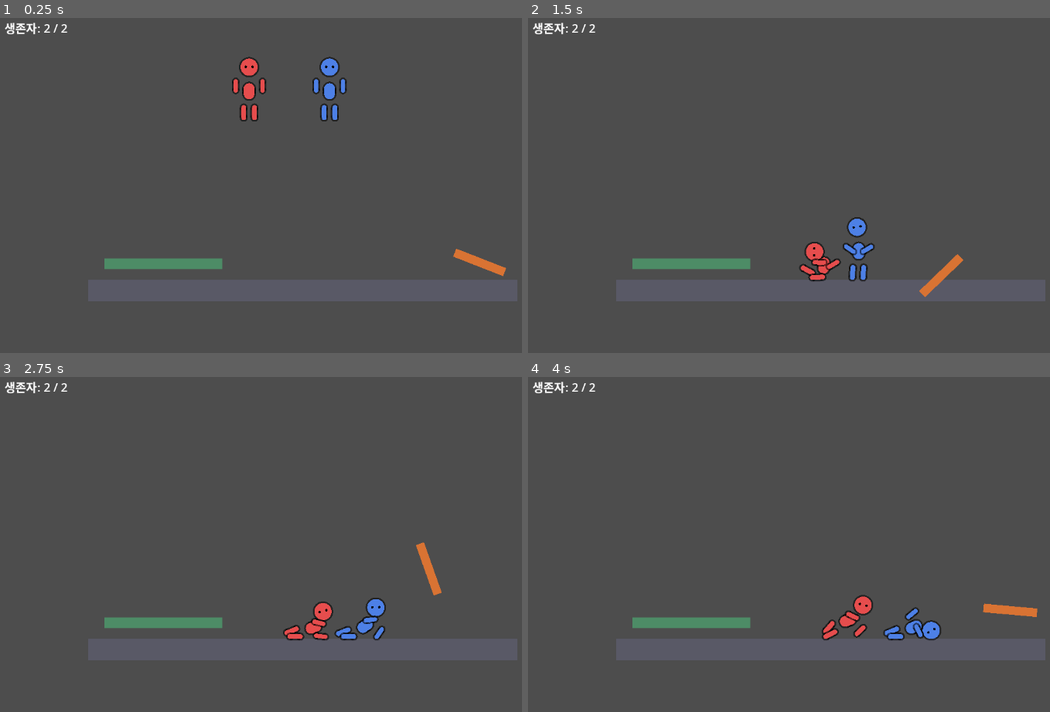
Above: before the commit, frames 1-4 (two rows, left to right).
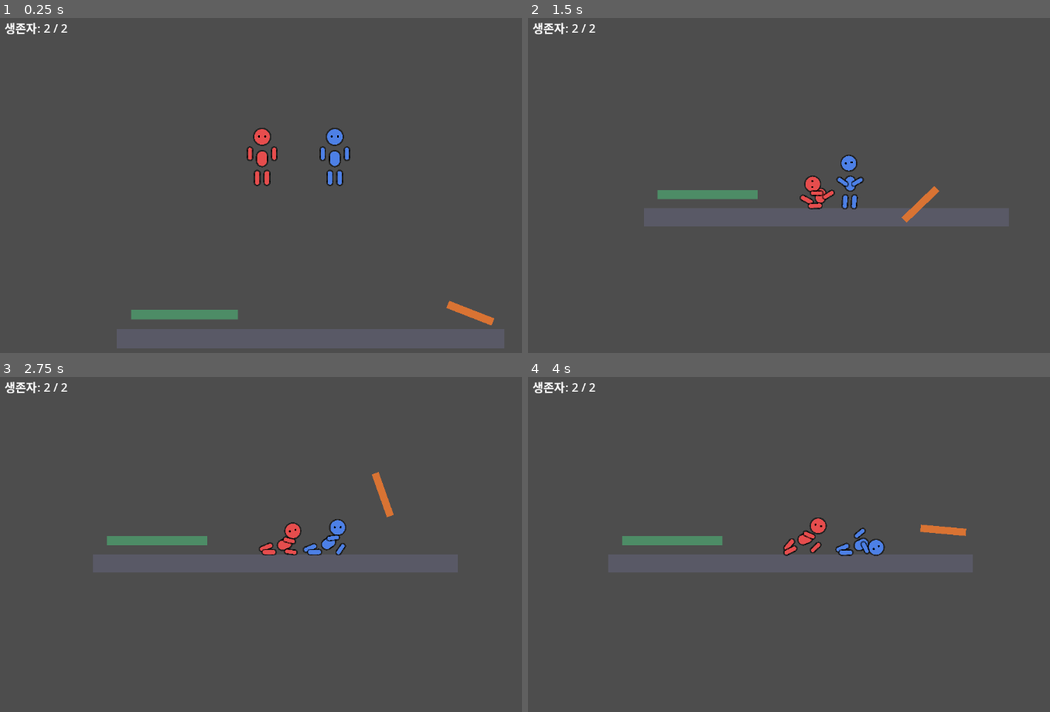
Above: after the commit, the same moments.

Repository: insukimee/-
Game: Godot game, scene res://scenes/Main.tscn
Same seed, same stepped clock (60 frames per second), same inputs: the game is played once before the commit and once after it.
Inputs (mouse positions are in pixels of both pictures, inside the frame that each line leads up to):
- Up to frame 1 (0.25 s): no input
- Up to frame 2 (1.5 s): tap Enter at 0.5 s; move the mouse to (966, 165) at 0.52 s; hold D (p1_move_right) 0.53-1.28 s; click (966, 165) at 0.6 s; tap Space (p1_jump) at 0.77 s; move the mouse to (705, 202) at 1.27 s; hold A (p1_move_left) from 1.28 s (still down); tap R at 1.35 s
- Up to frame 3 (2.75 s): tap Space (p1_jump) at 1.52 s; move the mouse to (365, 467) at 2.02 s; release A (p1_move_left) at 2.03 s; hold D (p1_move_right) from 2.03 s (still down); click (365, 467) at 2.1 s
- Up to frame 4 (4 s): move the mouse to (799, 611) at 2.77 s; tap R at 2.85 s; tap Space (p1_jump) at 3.02, 3.77 s; move the mouse to (1018, 594) at 3.52 s; release D (p1_move_right) at 3.53 s; hold A (p1_move_left) from 3.53 s (still down); click (1018, 594) at 3.6 s

The runs differ from the first frame. In frame 1, 13% of the frame differs, in the area x 16-100%, y 11-99%; in frame 2, 12%; in frame 3, 12%; in frame 4, 12%.
Error before the commit: Parse Error: Identifier "current" not declared in the current scope. (res://scripts/CameraRig.gd:18)

Commit message:
Fix CameraRig.gd parser error: Camera2D uses "enabled", not "current"
Godot 4 renamed Camera2D's activation property from Camera3D-style
"current" to "enabled" (Camera3D kept "current"). CameraRig.gd
extends Camera2D but was setting current = true, which is a parser
error ("Identifier not declared") that broke the whole script and
therefore the 2D game.

Diff:
--- a/scripts/CameraRig.gd
+++ b/scripts/CameraRig.gd
@@ -15,7 +15,7 @@
 func _ready() -> void:
 	add_to_group("camera_rig")
 	position_smoothing_enabled = false
-	current = true
+	enabled = true
 
 func _process(delta: float) -> void:
 	_follow_players(delta)
